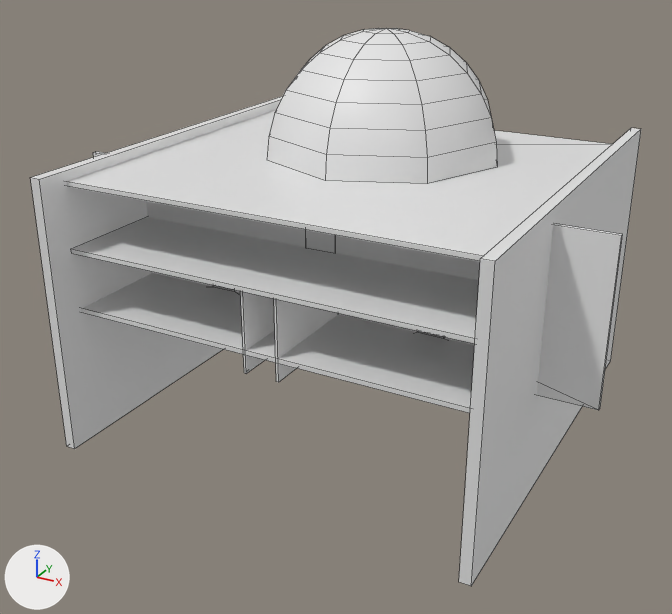
Before and after pictures for a commit that changed the Blender file assets/blends/atrium.blend.
Camera for both pictures: a 50 mm camera at (75.9, -136.6, 67.6) aimed at (-1.9, 4.9, -3.1). The axes (+X, +Y, +Z) are drawn at lower left. The lights are the same throughout. Mesh edges are drawn as thin lines.

In view in the first picture: 'Cube-col', 'Cube.002-col', 'Cube.009-col', 'Cube.010-col', 'Sphere', 'floor-col', 'floor-col.001'.
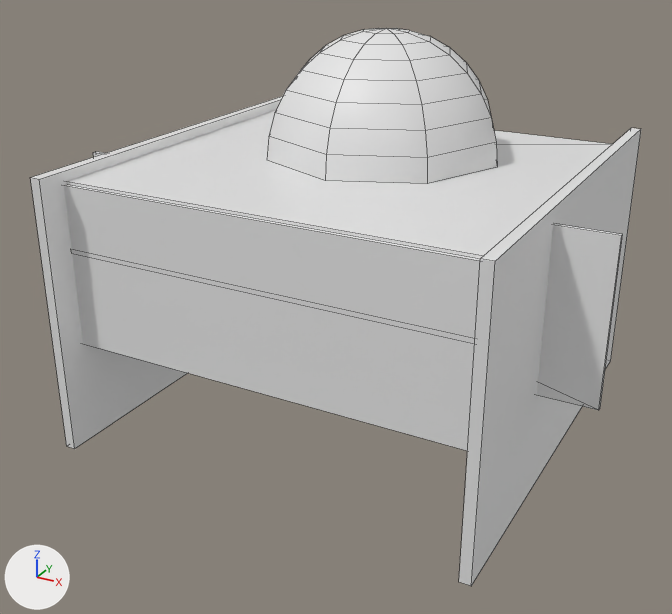
Where the change shows, as pixel boxes [x1, y1, x2, y2] in the pictures (672 x 614 px):
'Cube.001-col.001', added
    after: [64, 184, 480, 451]
'Cube.010-col', unchanged, covered by the edit
    before: [72, 217, 479, 343]
    after: [72, 249, 475, 343]
'floor-col', unchanged, covered by the edit
    before: [82, 273, 475, 413]
'Cube-col', unchanged, covered by the edit
    before: [240, 291, 338, 382]

What the commit changed:
Object 'Cube.001-col.001' (ob_cube_001_col_001) is new; it shows a copy of the mesh of ob_cube_001_col.
Its location is (0.0, -24.2, 8.1).
